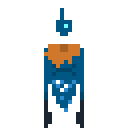
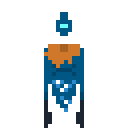
Layer changes from the first (128, 128) image to the second:
painted on "Courbes 1" over 60, 8, 68, 104
